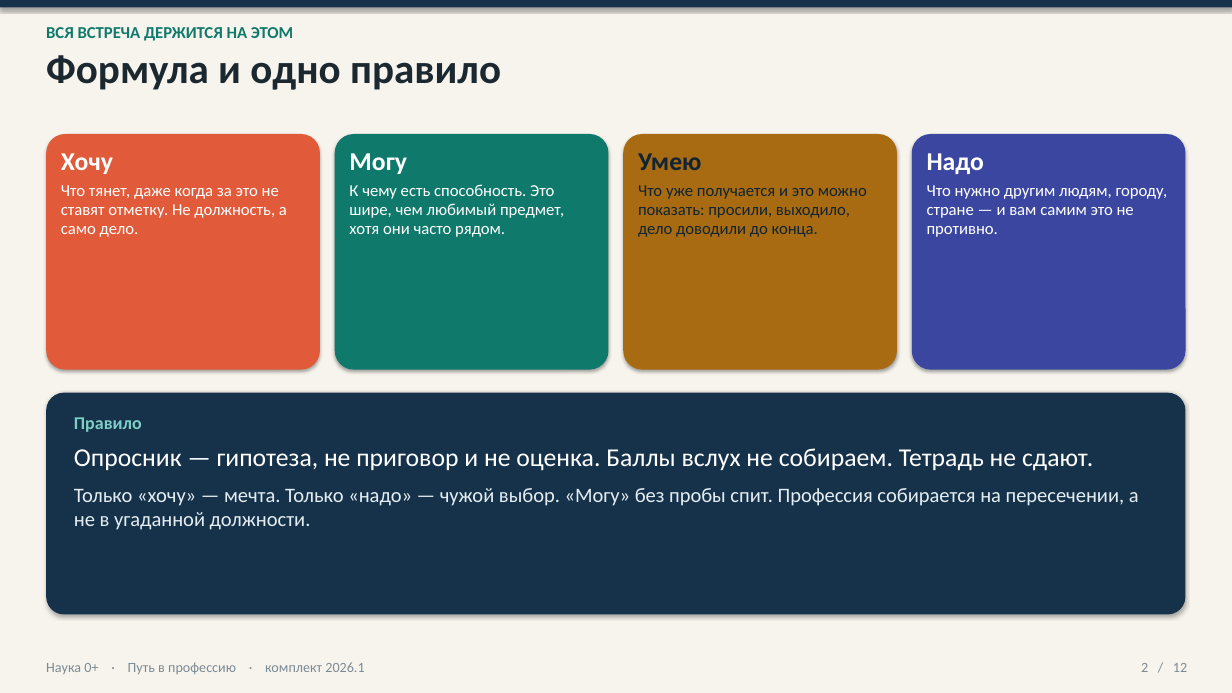
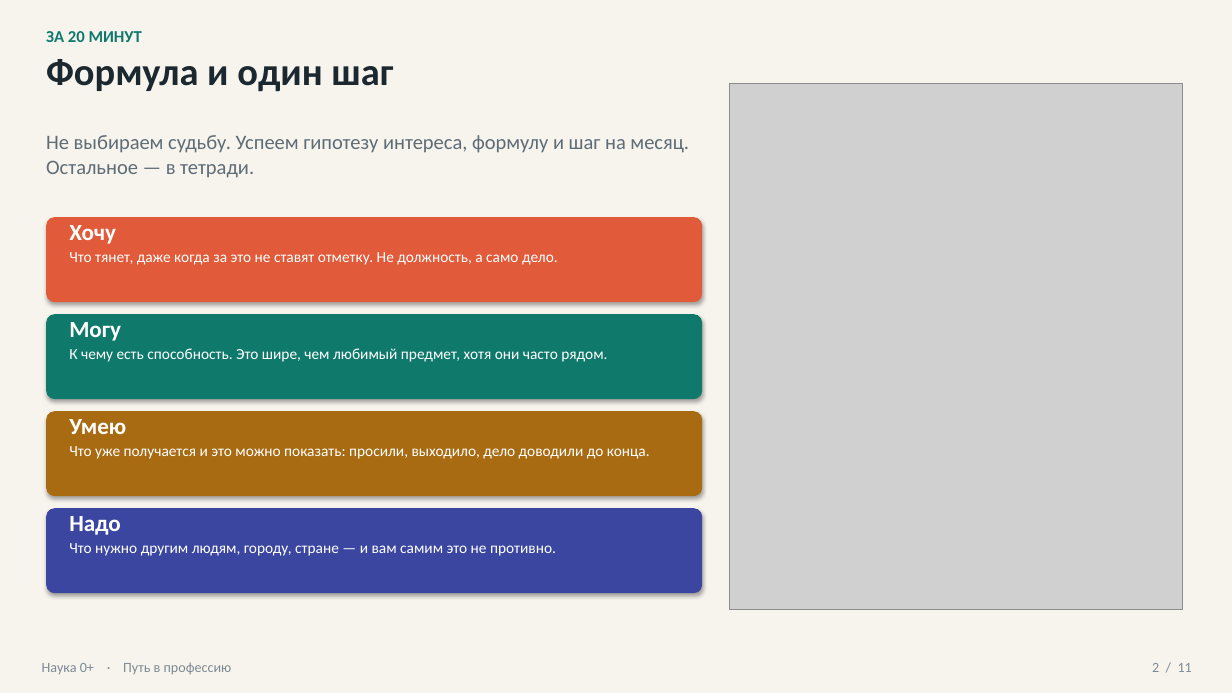
Before and after one commit to Sema917/-tourism, a slide deck: slide 2 of materials/Путь_в_профессию_презентация_20_минут.pptx. Drawn at 1232x693 pixels with LibreOffice and Linux fonts; fonts in the diff are those of the drawing; grey boxes stand for pictures. Boxes give left, top, right and bottom in pixels: in the first picture for what was removed or moved away, otherwise in the second. Text is boxed around its words. In the diff, an @@ line names an element or a change of style, - is before the commit and + after.

```diff
--- a/materials/Путь_в_профессию_презентация_20_минут.pptx
+++ b/materials/Путь_в_профессию_презентация_20_минут.pptx
@@ rectangle removed at (0, 0, 1232, 7) @@
@@ text at (46, 59, 393, 92): text changed; size 32 to 30 pt @@
-Формула и одно правило
+Формула и один шаг
@@ text at (46, 31, 142, 42): text changed @@
-ВСЯ ВСТРЕЧА ДЕРЖИТСЯ НА ЭТОМ
+ЗА 20 МИНУТ
@@ picture added at (730, 83, 1183, 610) @@
@@ rounded rectangle removed at (46, 134, 320, 370) @@
@@ text added at (46, 135, 689, 178), 16 pt, text #5E6C76 @@
+Не выбираем судьбу. Успеем гипотезу интереса, формулу и шаг на месяц. Остальное — в тетради.
@@ rounded rectangle removed at (335, 134, 608, 370) @@
@@ rounded rectangle removed at (624, 134, 897, 370) @@
@@ rounded rectangle removed at (912, 134, 1186, 370) @@
@@ rounded rectangle added at (46, 217, 702, 302), fill #E15A3A @@
@@ text "Хочу": place and size @@
-text "Хочу" at (61, 153, 287, 237)
+text "Хочу" at (69, 225, 558, 265)
@@ text "Хочу" at (69, 225, 558, 265): size 20 to 18 pt in "Хочу"; size 13 to 12 pt; line spacing 0.95 to 1; less space between paragraphs @@
@@ rounded rectangle added at (46, 314, 702, 399), fill #0F7A6C @@
@@ text "Могу": place and size @@
-text "Могу" at (349, 153, 564, 237)
+text "Могу" at (69, 322, 607, 362)
@@ text "Могу" at (69, 322, 607, 362): size 20 to 18 pt in "Могу"; size 13 to 12 pt; line spacing 0.95 to 1; less space between paragraphs @@
@@ rounded rectangle removed at (46, 393, 1186, 615) @@
@@ rounded rectangle added at (46, 411, 702, 496), fill #A86B12 @@
@@ text "Умею": place and size @@
-text "Умею" at (638, 153, 867, 237)
+text "Умею" at (69, 419, 650, 459)
@@ text "Умею" at (69, 419, 650, 459): size 20 to 18 pt in "Умею"; text colour #102433 to #FFFFFF, size 13 to 12 pt; line spacing 0.95 to 1; less space between paragraphs @@
@@ text removed at (74, 417, 1139, 530) @@
-Правило
-Опросник — гипотеза, не приговор и не оценка. Баллы вслух не собираем. Тетрадь не сдают.
-Только «хочу» — мечта. Только «надо» — чужой выбор. «Могу» без пробы спит. Профессия собирается на пересечении, а не в угаданной должности.
@@ rounded rectangle added at (46, 508, 702, 593), fill #3A46A0 @@
@@ text "Надо": place and size @@
-text "Надо" at (927, 153, 1168, 237)
+text "Надо" at (69, 516, 556, 556)
@@ text "Надо" at (69, 516, 556, 556): size 20 to 18 pt in "Надо"; size 13 to 12 pt; line spacing 0.95 to 1; less space between paragraphs @@
@@ text at (42, 662, 232, 674): text changed @@
-Наука 0+ · Путь в профессию · комплект 2026.1
+Наука 0+ · Путь в профессию
@@ text at (1152, 663, 1192, 672): text changed @@
-2 / 12
+2 / 11
```
Also in this commit, not shown: 4 other slides changed, 6 slides added, 7 slides removed, 19 other files.
